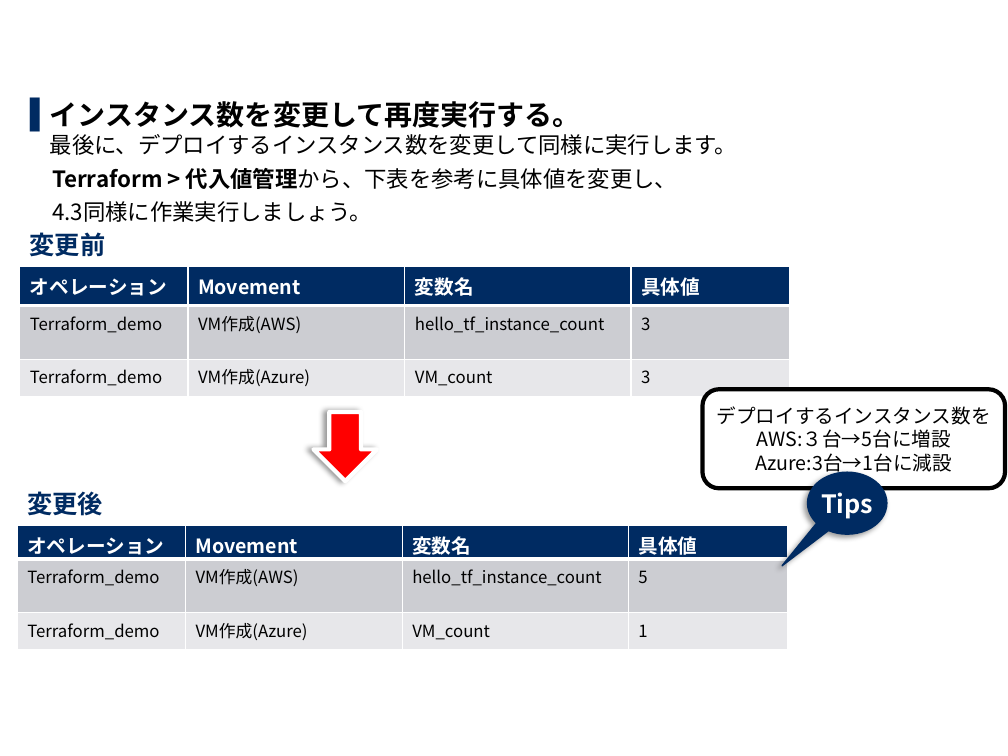
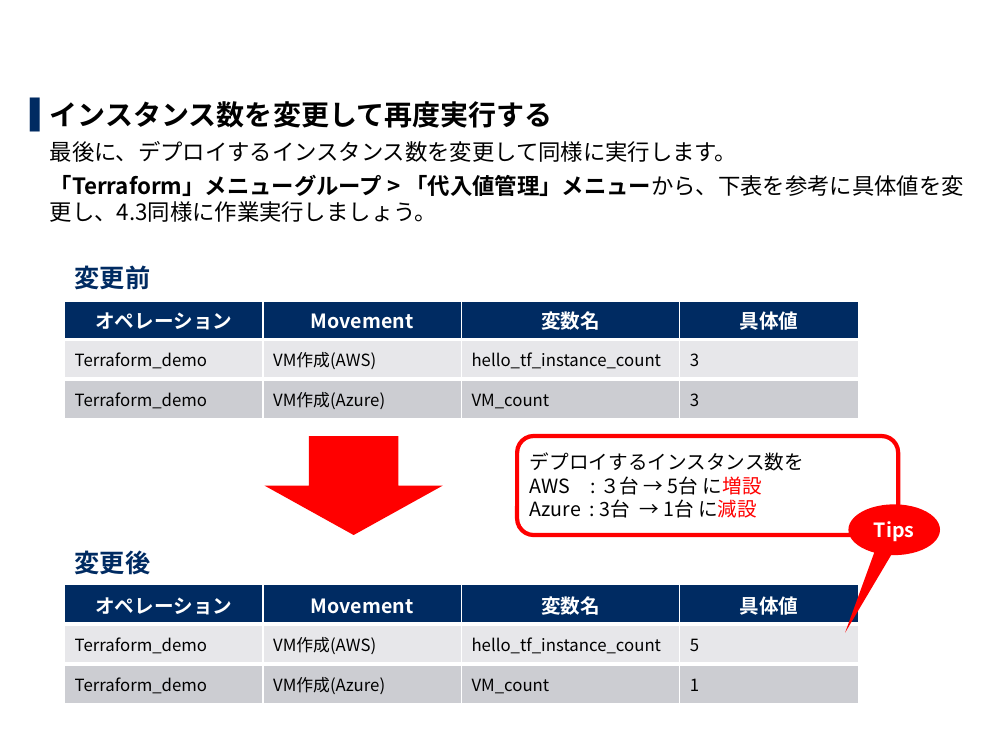
Before and after one commit to exastro-suite/it-automation-docs, a slide deck: slide 41 of asset/Learn_ja/ITA-Terraform-driver-practice_ja.pptx. Drawn at 1008x756 pixels with LibreOffice and Linux fonts; fonts in the diff are those of the drawing; background and template pictures are left out. Boxes give left, top, right and bottom in pixels: in the first picture for what was removed or moved away, otherwise in the second. Text is boxed around its words. In the diff, an @@ line names an element or a change of style, - is before the commit and + after.

```diff
--- a/asset/Learn_ja/ITA-Terraform-driver-practice_ja.pptx
+++ b/asset/Learn_ja/ITA-Terraform-driver-practice_ja.pptx
@@ text at (x1=50, y1=101, x2=964, y2=222): text changed @@
-▌ インスタンス数を変更して再度実行する。
-  最後に、デプロイするインスタンス数を変更して同様に実行します。
-Terraform > 代入値管理から、下表を参考に具体値を変更し、
-4.3同様に作業実行しましょう。
+▌ インスタンス数を変更して再度実行する
+  最後に、デプロイするインスタンス数を変更して同様に実行します。
+  「Terraform」メニューグループ > 「代入値管理」メニューから、下表を参考に具体値を変更し、4.3同様に作業実行しましょう。
@@ text removed at (x1=30, y1=232, x2=106, y2=256) @@
-変更前
@@ table at (x1=65, y1=253, x2=859, y2=698) @@
+row 1: 変更前 |  |  | 
+row 5:  |  |  | 
+row 6:  |  |  | 
+row 7: 変更後 |  |  | 
+row 8: オペレーション | Movement | 変数名 | 具体値
+row 9: Terraform_demo | VM作成(AWS) | hello_tf_instance_count | 5
+row 10: Terraform_demo | VM作成(Azure) | VM_count | 1
@@ table resized from (x1=20, y1=267, x2=790, y2=392) to (x1=65, y1=253, x2=859, y2=698) @@
@@ down arrow removed at (x1=313, y1=412, x2=377, y2=482) @@
@@ down arrow added at (x1=264, y1=436, x2=443, y2=535), fill #FF0000 @@
@@ rounded rectangle "デプロイするインスタンス数を" resized from (x1=703, y1=389, x2=1005, y2=488) to (x1=517, y1=436, x2=898, y2=535) @@
@@ rounded rectangle "デプロイするインスタンス数を" at (x1=517, y1=436, x2=898, y2=535): outline #000000 3 pt to #FF0000 3 pt @@
@@ text in rounded rectangle at (x1=530, y1=476, x2=762, y2=518): text changed @@
-AWS:３台→5台に増設
-Azure:3台→1台に減設
+AWS : ３台 → 5台 に増設
+Azure : 3台 → 1台 に減設
@@ text in rounded rectangle at (x1=530, y1=452, x2=804, y2=471): alignment centre to left @@
@@ text removed at (x1=27, y1=491, x2=103, y2=516) @@
-変更後
@@ speech bubble "Tips" resized from (x1=807, y1=473, x2=887, y2=535) to (x1=849, y1=504, x2=940, y2=554) @@
@@ speech bubble "Tips" at (x1=849, y1=504, x2=940, y2=554): size 18 to 14 pt; fill #002B62 to #FF0000; outline #002B62 1 pt to none; shadow off; proportions changed @@
@@ table removed at (x1=17, y1=525, x2=787, y2=650), 3 rows, 4 columns @@
-オペレーション | Movement | 変数名 | 具体値
-Terraform_demo | VM作成(AWS) | hello_tf_instance_count | 5
-Terraform_demo | VM作成(Azure) | VM_count | 1
```
Also in this commit, not shown: 36 other slides changed, 3 other files.
